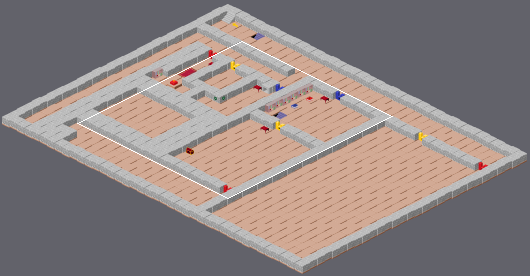
Tiled map: maps/levelone.tmx. Above: a wide view before the commit, with the close-up outlined.
Close-up. Before:
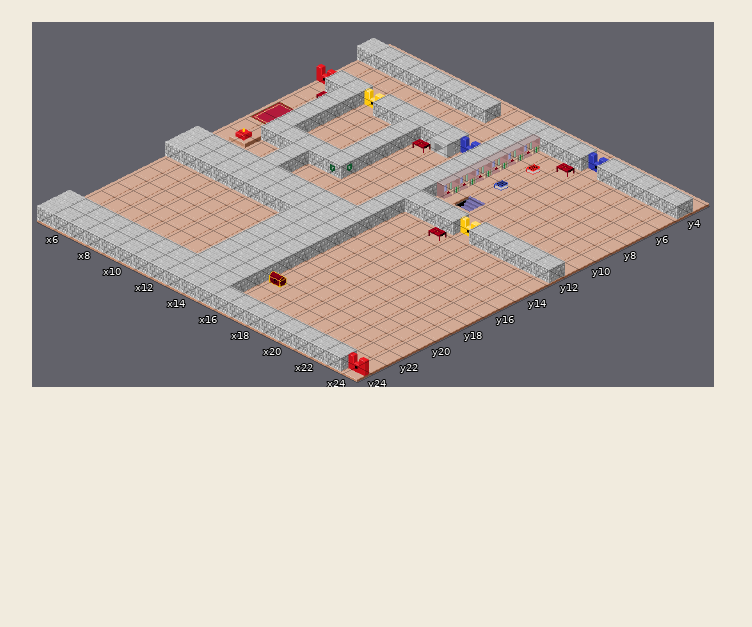
Cells are 50x25 px. Isometric: x runs down to the right, y down to the left. Shown: x 5..24, y 3..24.
New version:
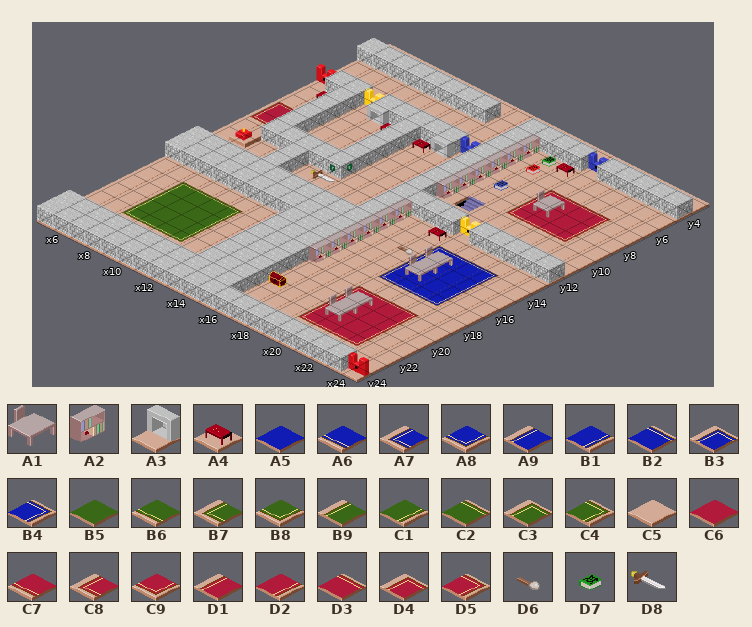
Key: from "Decorations": A1 3 "table2", A2 8 "track_bookshelf", A3 10 "track_fireplaceNotLit", A4 12 "track_table"; from "Floor": A5 0 "track_blue_rug", A6 1 "track_blue_rug_bottom", A7 2 "track_blue_rug_bottom_le", A8 3 "track_blue_rug_bottom_ri", A9 4 "track_blue_rug_left", B1 5 "track_blue_rug_right", B2 6 "track_blue_rug_top", B3 7 "track_blue_rug_top_left", B4 8 "track_blue_rug_top_right", B5 10 "track_green_rug", B6 11 "track_green_rug_bottom", B7 12 "track_green_rug_bottom_l", B8 13 "track_green_rug_bottom_r", B9 14 "track_green_rug_left", C1 15 "track_green_rug_right", C2 16 "track_green_rug_top", C3 17 "track_green_rug_top_left", C4 18 "track_green_rug_top_righ", C5 19 "track_road", C6 20 "track_rug", C7 21 "track_rug_bottom", C8 22 "track_rug_bottom_left", C9 23 "track_rug_bottom_right", D1 24 "track_rug_left", D2 25 "track_rug_right", D3 26 "track_rug_top", D4 27 "track_rug_top_left", D5 28 "track_rug_top_right"; from "Pickups": D6 1 "mace", D7 4 "skillBook", D8 7 "sword".
__ is an empty cell.
Commit message: Levelone Tilemap base completed
Change:
Layer "Objects":
y 7: x 19..22 C5 C5 C5 C5 -> D4 D3 D3 D5
y 8: x 9..10 C5 C5 -> A3 A4; x 19..22 C5 C5 C5 C5 -> D1 C6 C6 D2
y 9: x 19..22 C5 C5 C5 C5 -> C8 C7 C7 C9
y 14: x 19..22 C5 C5 C5 C5 -> B3 B2 B2 B4
y 15..16: x 19..22 C5 C5 C5 C5 -> A9 A5 A5 B1
y 17: x 19..22 C5 C5 C5 C5 -> A7 A6 A6 A8
y 18: x 7..10 C5 C5 C5 C5 -> C3 C2 C2 C4
y 19: x 7..10 C5 C5 C5 C5 -> B9 B5 B5 C1; x 19..22 C5 C5 C5 C5 -> D4 D3 D3 D5
y 20: x 7..10 C5 C5 C5 C5 -> B9 B5 B5 C1; x 19..22 C5 C5 C5 C5 -> D1 C6 C6 D2
y 21: x 7..10 C5 C5 C5 C5 -> B7 B6 B6 B8; x 19..22 C5 C5 C5 C5 -> D1 C6 C6 D2
y 22: x 19..22 C5 C5 C5 C5 -> C8 C7 C7 C9
Layer "Decorations":
y 5: x 17 __ -> D7
y 8: x 20 __ -> A1
y 13: x 11 __ -> D8; x 16 __ -> A2
y 14: x 16 __ -> A2
y 15: x 16 __ -> A2; x 18 __ -> D6; x 20 __ -> A1
y 16: x 16 __ -> A2; x 20 __ -> A1
y 17..18: x 16 __ -> A2
y 20..21: x 20 __ -> A1
Pixel boxes of the changes (left, top, right, bottom) in both close-ups:
changed: (367, 102, 391, 131)
changed: (506, 156, 611, 242)
added: (311, 170, 335, 182)
changed: (122, 182, 243, 242)
changed: (298, 198, 499, 346)
